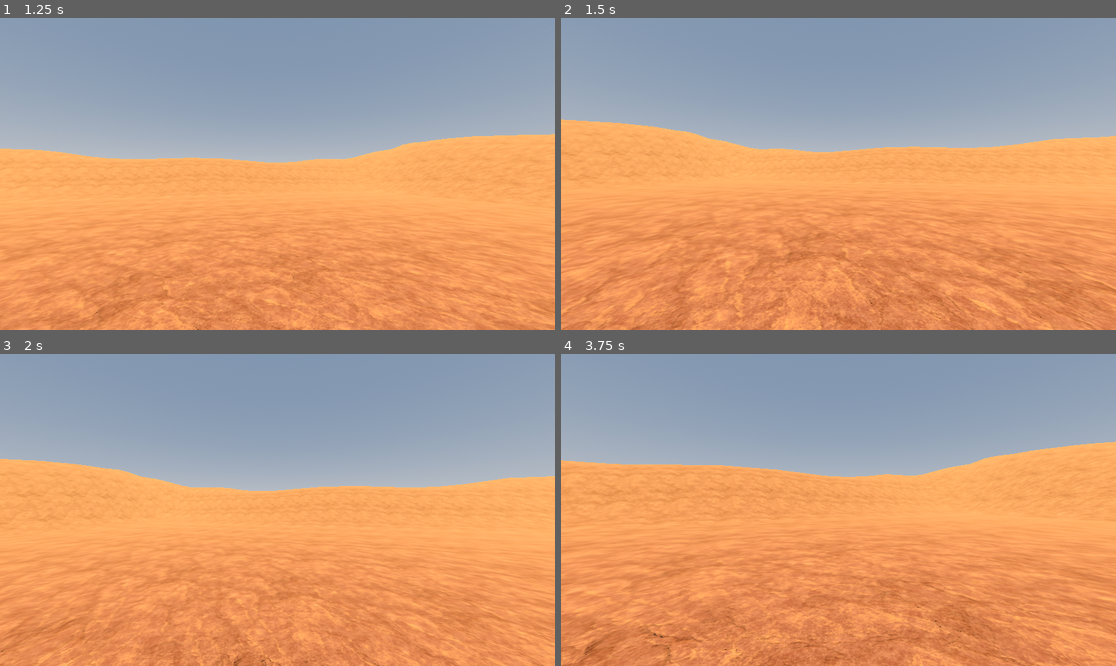
Above: before the commit, frames 1-4 (two rows, left to right).
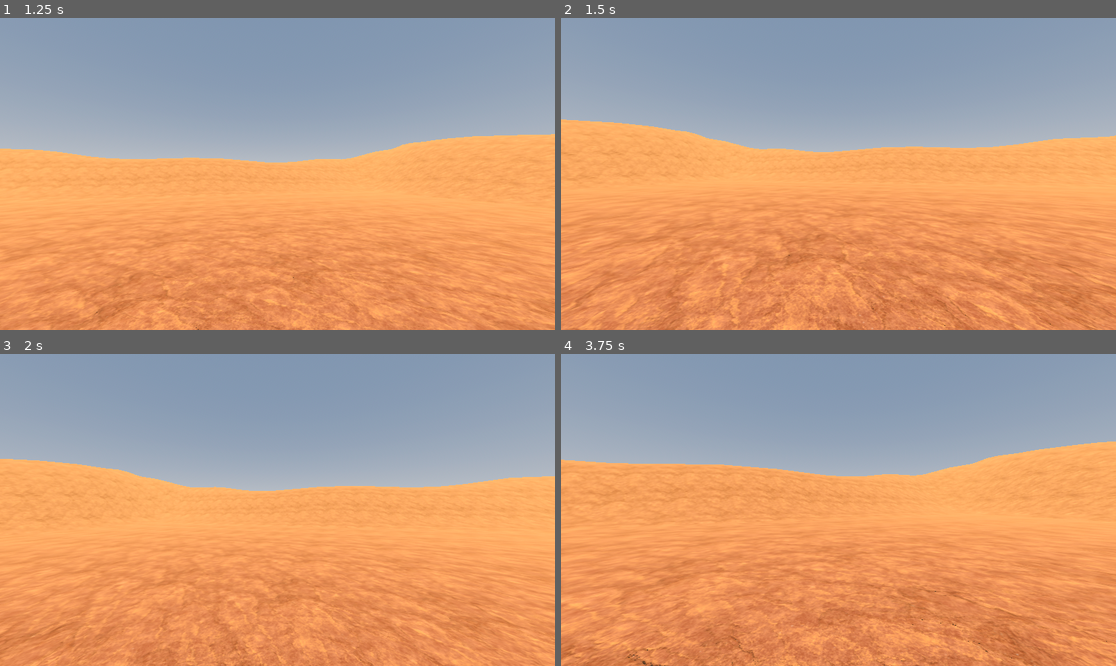
Above: after the commit, the same moments.

Repository: schwasam/godot-state-machine-ai
Game: Godot game, scene res://levels/main.tscn
The game is run twice, just before and just after one commit, with the same random seed, the same clock (stepped at 60 frames per second) and the same inputs.
Inputs (mouse positions are in pixels of both pictures, inside the frame that each line leads up to):
- Up to frame 1 (1.25 s): move the mouse to (305, 174) at 0.52 s; hold W (move_forward) from 0.53 s (still down); tap E (interact) at 0.6 s; tap Space (jump) at 0.77 s
- Up to frame 2 (1.5 s): keep holding W (move_forward); move the mouse to (810, 174) at 1.27 s; tap Shift (sprint) at 1.35 s
- Up to frame 3 (2 s): keep holding W (move_forward); tap Space (jump) at 1.52 s
- Up to frame 4 (3.75 s): keep holding W (move_forward); move the mouse to (849, 503) at 2.02 s; tap E (interact) at 2.1, 3.6 s; move the mouse to (832, 516) at 2.77 s; tap Shift (sprint) at 2.85 s; tap Space (jump) at 3.02 s; move the mouse to (877, 513) at 3.52 s

Frame 1 is identical in both runs. In frame 2, 3.0% of the frame differs, in the area x 0-100%, y 32-100%; in frame 3, 2.5%; in frame 4, 7.6%, in the area x 0-100%, y 28-100%.

Commit message:
add flee state and state transistions

Diff:
--- a/levels/chase_state.gd
+++ b/enemy/chase_state.gd
@@ -1,6 +1,6 @@
 extends State
 
-@export var stop_range: float = 1.0
+@export var flee_range: float = 1.0
 @export var lose_interest_range: float = 10.0
 
 var path_update_interval: float = 0.1
@@ -23,5 +23,8 @@
 		last_path_update_time = current_time
 		controller.move_to_position(controller.player.position, false)
 
-	if controller.player_distance < stop_range:
-		controller.is_stopped = true
+	if controller.player_distance < flee_range:
+		state_machine.change_state("Flee")
+
+	if controller.player_distance > lose_interest_range:
+		state_machine.change_state("Wander")
--- /dev/null
+++ b/enemy/flee_state.gd
@@ -0,0 +1,20 @@
+extends State
+
+@export var flee_distance: float = 6.0
+
+func enter() -> void:
+	super.enter()
+	controller.is_running = true
+	flee()
+
+func exit() -> void:
+	super.exit()
+	controller.is_running = false
+
+func flee() -> void:
+	var player_direction = (controller.player.position - controller.position).normalized()
+	var move_position = controller.position - (player_direction * flee_distance)
+	controller.move_to_position(move_position)
+
+func navigation_complete() -> void:
+	state_machine.change_state("Wander")
--- a/enemy/state.gd
+++ b/enemy/state.gd
@@ -17,10 +17,10 @@
 func exit() -> void:
 	active = false
 
-func update(delta: float) -> void:
+func update(_delta: float) -> void:
 	pass
 
-func physics_update(delta: float) -> void:
+func physics_update(_delta: float) -> void:
 	pass
 
 func navigation_complete() -> void:
--- a/levels/wander_state.gd
+++ b/enemy/wander_state.gd
@@ -3,6 +3,7 @@
 @export var max_wander_range: float = 10.0
 @export var min_wait_time: float = 0.2
 @export var max_wait_time: float = 5.0
+@export var chase_range: float = 4.0
 
 var home_position: Vector3
 
@@ -24,3 +25,7 @@
 func _wander_to_new_position() -> void:
 	var position = home_position + random_offset() * randf_range(0, max_wander_range)
 	controller.move_to_position(position)
+
+func update(delta: float) -> void:
+	if controller.player_distance < chase_range:
+		state_machine.change_state("Chase")
--- a/levels/main.tscn
+++ b/levels/main.tscn
@@ -7,8 +7,9 @@
 [ext_resource type="Script" path="res://enemy/ai_controller.gd" id="5_1jmlt"]
 [ext_resource type="PackedScene" uid="uid://c2tcjs26j25ww" path="res://models/alien/alien-bug.glb" id="5_k7oqv"]
 [ext_resource type="Script" path="res://enemy/state_machine.gd" id="7_vp3a6"]
-[ext_resource type="Script" path="res://levels/wander_state.gd" id="8_jtppe"]
-[ext_resource type="Script" path="res://levels/chase_state.gd" id="9_qm3io"]
+[ext_resource type="Script" path="res://enemy/wander_state.gd" id="8_jtppe"]
+[ext_resource type="Script" path="res://enemy/chase_state.gd" id="9_qm3io"]
+[ext_resource type="Script" path="res://enemy/flee_state.gd" id="10_dq3gn"]
 
 [sub_resource type="ProceduralSkyMaterial" id="ProceduralSkyMaterial_ix18u"]
 sky_horizon_color = Color(0.64625, 0.65575, 0.67075, 1)
@@ -48,6 +49,7 @@
 
 [node name="Player" parent="." instance=ExtResource("3_sucmp")]
 transform = Transform3D(1, 0, 0, 0, 1, 0, 0, 0, 1, 0, 5, 0)
+max_run_speed = 10.0
 
 [node name="NavigationRegion3D" type="NavigationRegion3D" parent="."]
 navigation_mesh = SubResource("NavigationMesh_ipdtg")
@@ -90,7 +92,7 @@
 
 [node name="StateMachine" type="Node" parent="." node_paths=PackedStringArray("default_state")]
 script = ExtResource("7_vp3a6")
-default_state = NodePath("Chase")
+default_state = NodePath("Wander")
 
 [node name="Wander" type="Node" parent="StateMachine"]
 script = ExtResource("8_jtppe")
@@ -100,4 +102,8 @@
 script = ExtResource("9_qm3io")
 controller_path = NodePath("../../AI")
 
+[node name="Flee" type="Node" parent="StateMachine"]
+script = ExtResource("10_dq3gn")
+controller_path = NodePath("../../AI")
+
 [connection signal="target_reached" from="AI/NavigationAgent" to="StateMachine" method="_on_navigation_agent_target_reached"]
Not shown: 1 places in levels/main.tscn that only renumber resources
